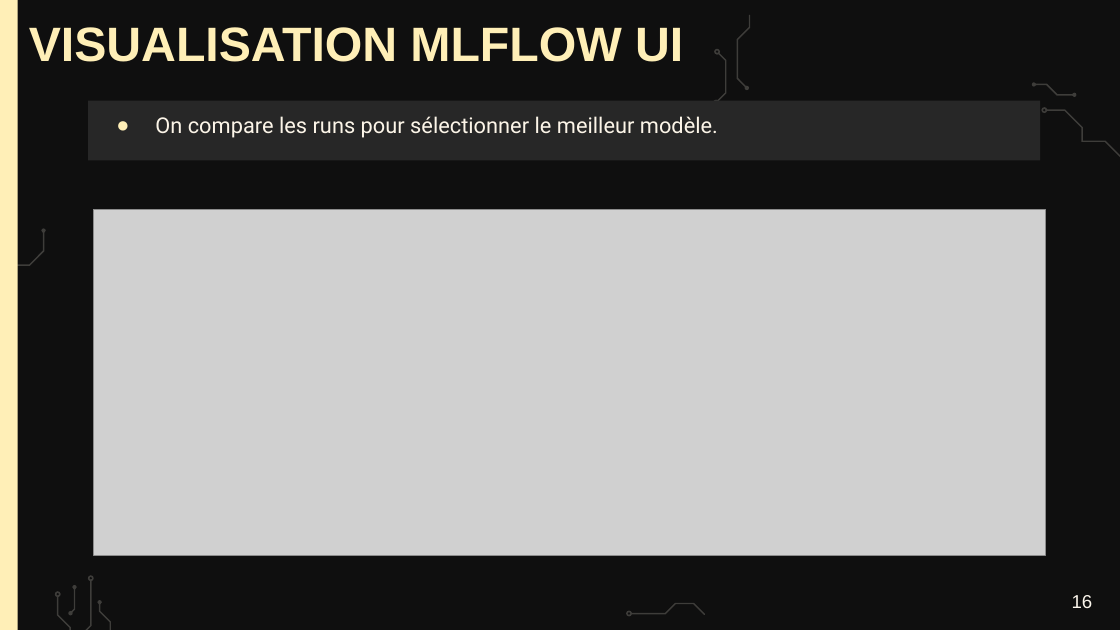
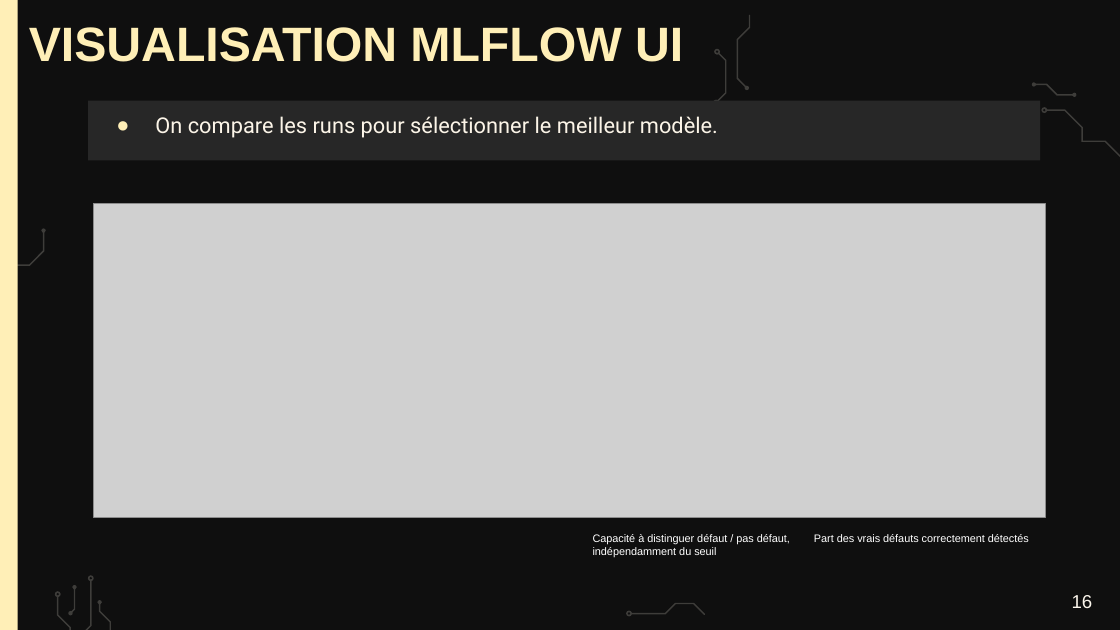
Before and after one commit to webew/api-oc-projet7, a slide deck: slide 16 of Fillion_Bertrand_6_presentation_022026.pptx. Drawn at 1120x630 pixels with LibreOffice and Linux fonts; fonts in the diff are those of the drawing; grey boxes stand for pictures; background and template pictures are left out. Boxes give left, top, right and bottom in pixels: in the first picture for what was removed or moved away, otherwise in the second. Text is boxed around its words. In the diff, an @@ line names an element or a change of style, - is before the commit and + after.

```diff
--- a/Fillion_Bertrand_6_presentation_022026.pptx
+++ b/Fillion_Bertrand_6_presentation_022026.pptx
@@ picture: place and size @@
-picture at (94, 209, 1046, 556)
+picture at (94, 204, 1046, 517)
@@ text added at (593, 534, 790, 558), 7 pt, text #FFFFFF @@
+Capacité à distinguer défaut / pas défaut, indépendamment du seuil
@@ text added at (814, 534, 1029, 542), 7 pt, text #FFFFFF @@
+Part des vrais défauts correctement détectés
```
Also in this commit, not shown: 2 other slides changed, 4 other files.
